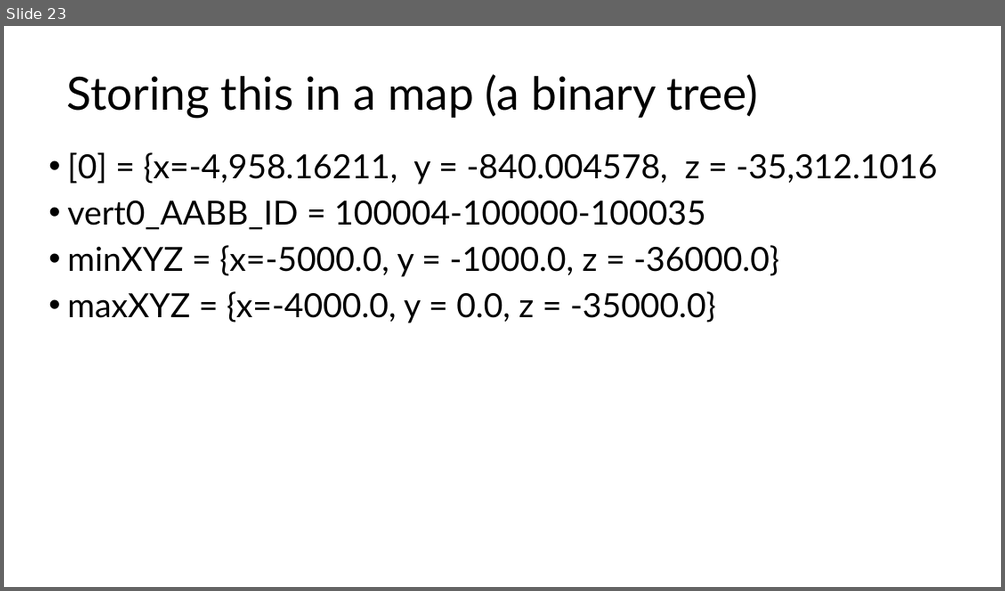
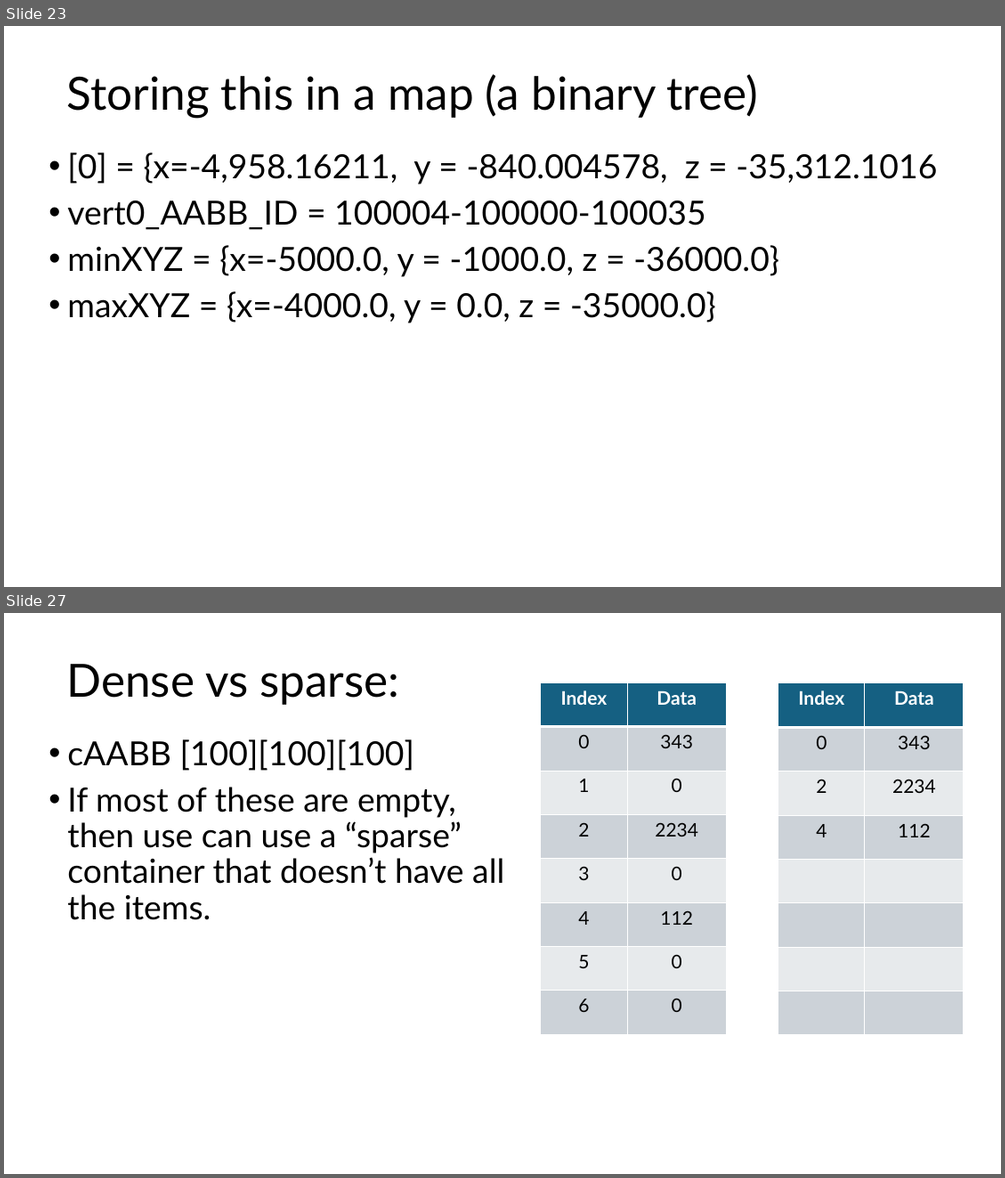
Before and after one commit to FeeneyCodes/GDP202425, a slide deck: 6019_Phys_1/D2D/W10/Broad_vs_Narrow.pptx. Shown one above the other, each under a label of ours: slide 23 before the commit, slides 23 and 27 after it; the slides between them are not shown. The pictures are 1005x591 and 1005x1178 pixels, drawn with LibreOffice and Linux fonts; fonts in the diff are those of the drawing. Boxes give left, top, right and bottom in pixels: in the first picture for what was removed or moved away, otherwise in the second. Text is boxed around its words. In the diff, an @@ line names an element or a change of style, - is before the commit and + after.

```diff
--- a/6019_Phys_1/D2D/W10/Broad_vs_Narrow.pptx
+++ b/6019_Phys_1/D2D/W10/Broad_vs_Narrow.pptx
@@ slide 27 added at [4, 613, 1001, 1174], background #FFFFFF @@
@@ title added at [66, 664, 399, 705], 44 pt, text #000000 @@
+Dense vs sparse:
@@ table added at [541, 682, 727, 1034], 8 rows, 2 columns @@
+Index | Data
+0 | 343
+1 | 0
+2 | 2234
+3 | 0
+4 | 112
+5 | 0
+6 | 0
@@ table added at [778, 683, 963, 1035], 8 rows, 2 columns @@
+Index | Data
+0 | 343
+2 | 2234
+4 | 112
+ | 
+ | 
+ | 
+ | 
@@ text added at [67, 739, 504, 920], 32 pt, text #000000 @@
+• cAABB [100][100][100]
+• If most of these are empty, then use can use a “sparse” container that doesn’t have all the items.
```
Also in this commit, not shown: 9 other slides added, 2 other files.
